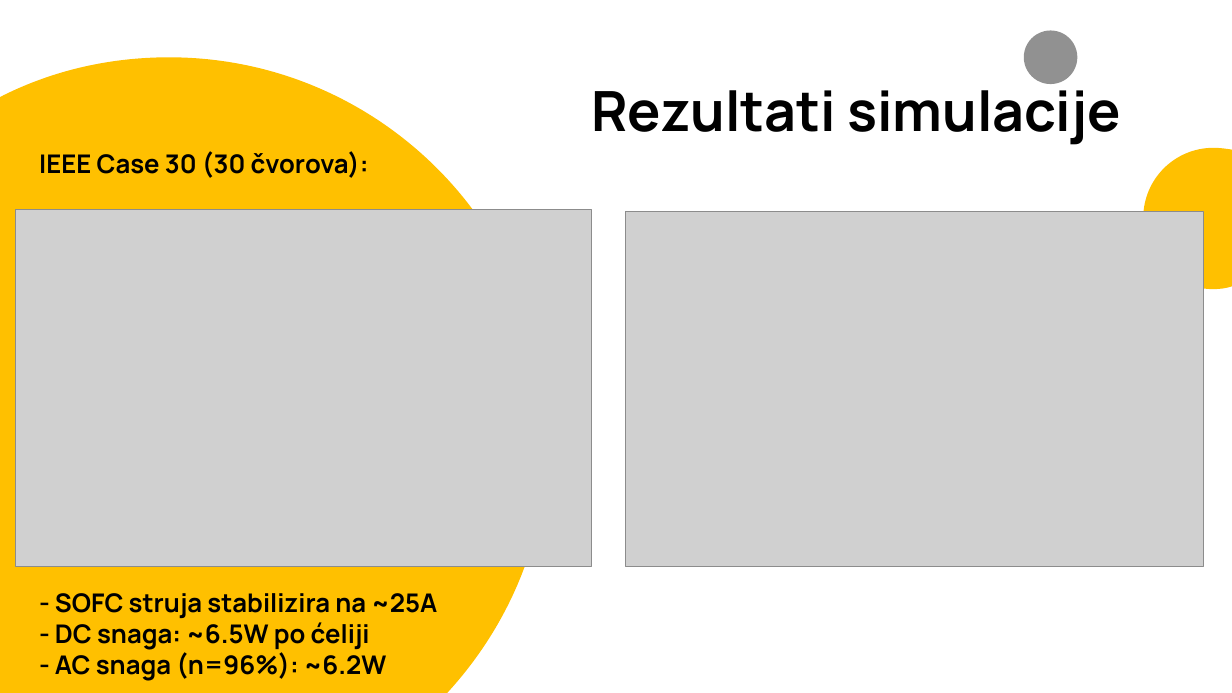
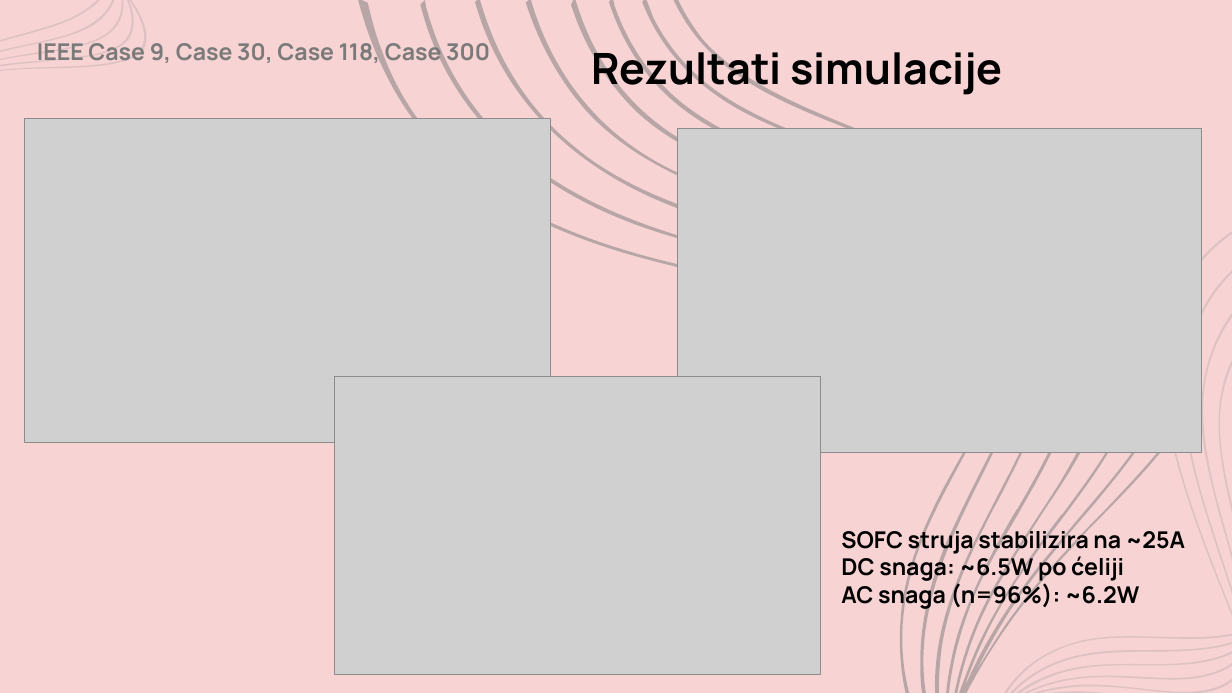
Before and after one commit to esmajun/SREES_2026_Junuzovic_SOFC_INV, a slide deck: slide 8 of presentation/SOFC_INV_Prezentacija.pptx. Drawn at 1232x693 pixels with LibreOffice and Linux fonts; fonts in the diff are those of the drawing; grey boxes stand for pictures. Boxes give left, top, right and bottom in pixels: in the first picture for what was removed or moved away, otherwise in the second. Text is boxed around its words. In the diff, an @@ line names an element or a change of style, - is before the commit and + after.

```diff
--- a/presentation/SOFC_INV_Prezentacija.pptx
+++ b/presentation/SOFC_INV_Prezentacija.pptx
@@ background #FFFFFF to #F7D3D4 @@
@@ freeform shape added at [0, 0, 147, 71], fill #7A7A7A at 20% opacity @@
@@ freeform shape added at [364, 0, 1198, 693], fill #7A7A7A at 50% opacity @@
@@ text "Rezultati simulacije": place and size @@
-text "Rezultati simulacije" at [591, 80, 1120, 145]
+text "Rezultati simulacije" at [591, 44, 1003, 97]
@@ text "Rezultati simulacije" at [591, 44, 1003, 97]: size 43.2 to 33.6 pt @@
@@ freeform shape removed at [0, 57, 548, 693] @@
@@ title added at [37, 39, 490, 67], 18 pt, text #7A7A7A, bold @@
+IEEE Case 9, Case 30, Case 118, Case 300
@@ ellipse removed at [1024, 30, 1078, 84] @@
@@ picture added at [25, 118, 551, 443] @@
@@ picture: place and size @@
-picture at [626, 212, 1204, 567]
+picture at [678, 128, 1202, 453]
@@ freeform shape removed at [1143, 148, 1232, 289] @@
@@ title removed at [39, 151, 369, 178] @@
-IEEE Case 30 (30 čvorova):
@@ picture removed at [16, 210, 592, 567] @@
@@ freeform shape added at [1005, 231, 1232, 693], fill #7A7A7A at 20% opacity @@
@@ picture added at [335, 376, 821, 675] @@
@@ text at [841, 526, 1185, 610]: text changed; size 20 to 18 pt @@
-- SOFC struja stabilizira na ~25A
-- DC snaga: ~6.5W po ćeliji
-- AC snaga (η=96%): ~6.2W
+SOFC struja stabilizira na ~25A
+DC snaga: ~6.5W po ćeliji
+AC snaga (η=96%): ~6.2W
```
Also in this commit, not shown: 6 other slides changed, 3 slides added, 4 slides removed, 8 other files.
